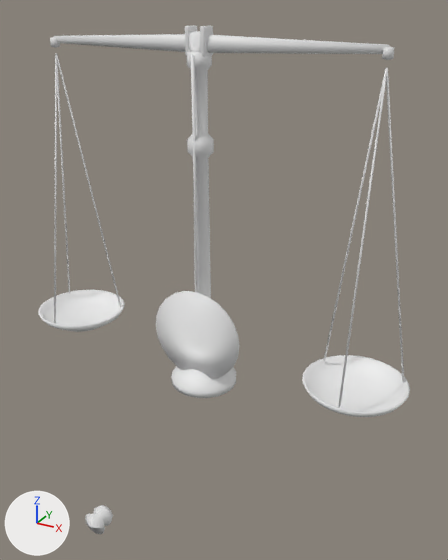
What one commit did to the glTF model assets/props/models/scales.glb.
The view is the same before and after, from a camera (50 mm lens) standing at (0.269, -0.428, 0.411) and looking at (0.046, -0.022, 0.208). The axes (+X, +Y, +Z) are drawn at lower left. The lights are the same throughout. The older version comes first. Vertices at exactly the same position are counted once.

Objects in the first picture: 'Beam', 'Knob', 'PanL', 'PanR', 'Pillar'.
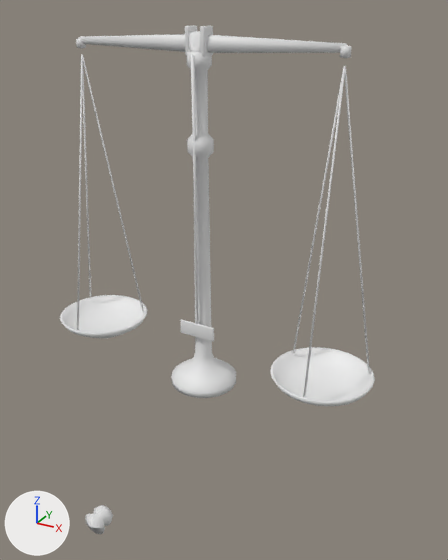
Pixel boxes (x1, y1, x2, y2) of what changed, in the pictures (448 x 560 px; the box of a moved part takes in the faces that stretch with it):
'Pillar', reshaped (21% narrower): before (156, 25, 239, 398); after (171, 25, 236, 398)
'PanR', moved: before (302, 68, 410, 417); after (270, 66, 375, 406)
'PanL', moved: before (38, 53, 125, 332); after (60, 54, 148, 338)
'Beam', reshaped: before (50, 31, 394, 292); after (76, 31, 352, 324)
part 1 of me_pillar, added: after (181, 319, 214, 342)
part 2 of me_pillar, deleted: before (156, 291, 239, 379)
part 3 of me_beam, moved or reshaped: before (53, 34, 389, 54); after (79, 35, 347, 53)
part 4 of me_beam, moved or reshaped: before (50, 37, 60, 48); after (76, 38, 86, 49)
part 5 of me_beam, moved or reshaped: before (382, 46, 394, 60); after (340, 45, 352, 59)

What the commit changed:
me_pillar is used by ob_pillar; location (0.0, 0.0, 0.0).
me_pillar had 404 vertices, 792 faces and spanned x -0.045..0.045, y -0.012..0.052, z 0.075..0.398.
me_pillar now has 410 vertices, 804 faces and spans x -0.032..0.032, y -0.012..0.052, z 0.075..0.398.
me_pillar part 1: a new loose piece of 56 vertices spanning x -0.018..0.018, y 0.008..0.01, z 0.128..0.142.
Part 2, on me_pillar:
50 vertices are removed from x -0.045..0.045, y 0.006..0.008, z 0.085..0.175.
96 faces are deleted.
me_beam is used by ob_beam; location (0.0, 0.0, 0.0).
me_beam had 108 vertices, 196 faces and spanned x -0.154..0.154, y 0.008..0.027, z 0.135..0.394.
me_beam now has 108 vertices, 196 faces and spans x -0.124..0.124, y 0.008..0.027, z 0.135..0.394.
me_beam part 3: the loose piece of 26 vertices spanning x -0.15..0.15, y 0.016..0.024, z 0.378..0.392 is scaled about its middle by (0.8, 1, 1).
me_beam part 4: the loose piece of 18 vertices spanning x -0.154..-0.146, y 0.016..0.024, z 0.378..0.387 is moved by (0.03, 0.0, 0.0).
me_beam part 5: the loose piece of 18 vertices spanning x 0.146..0.154, y 0.016..0.024, z 0.378..0.387 is moved by (-0.03, 0.0, 0.0).
me_panl is used by ob_panl; location (0.0, 0.0, 0.0).
me_panl had 203 vertices, 396 faces and spanned x -0.195..-0.105, y -0.025..0.065, z 0.103..0.373.
me_panl now has 203 vertices, 396 faces and spans x -0.165..-0.075, y -0.025..0.065, z 0.103..0.373.
me_panl part 6: the whole mesh is moved by (0.03, 0.0, 0.0).
me_panr is used by ob_panr; location (0.0, 0.0, 0.0).
me_panr had 203 vertices, 396 faces and spanned x 0.105..0.195, y -0.025..0.065, z 0.103..0.373.
me_panr now has 203 vertices, 396 faces and spans x 0.075..0.165, y -0.025..0.065, z 0.103..0.373.
me_panr part 7: the whole mesh is moved by (-0.03, 0.0, 0.0).
